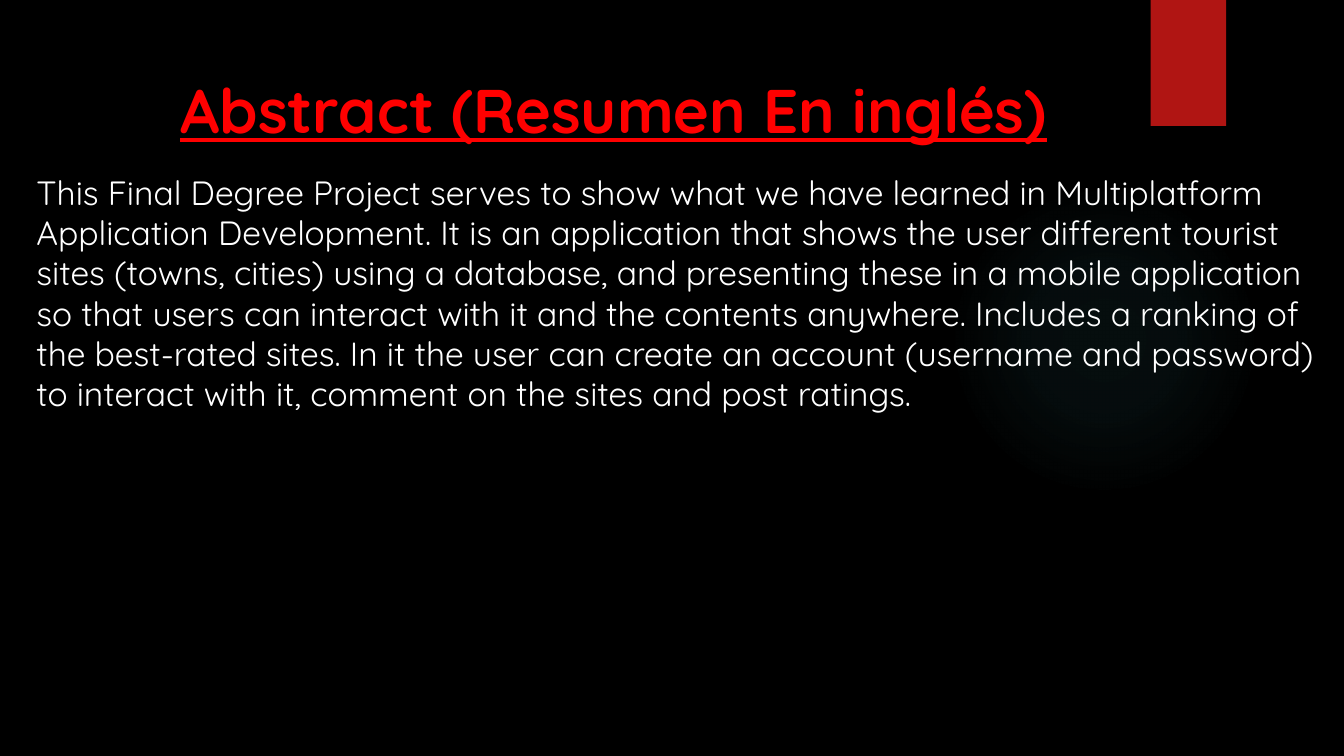
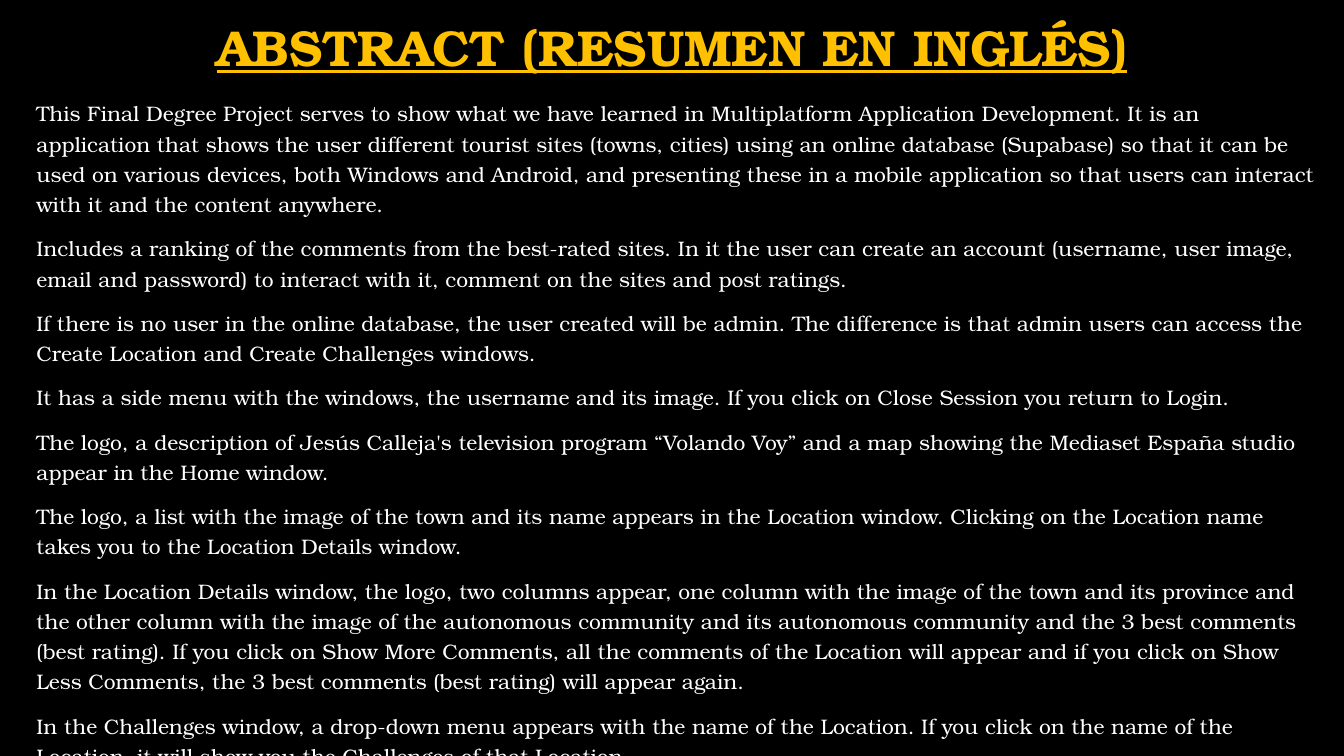
Before and after one commit to Fleon02/VolandoVoy, a slide deck: slide 5 of Presentación Trabajo Fin De Grado David Corredor Miguel, Antonio Castillo y Francisco Leon.pptx. Drawn at 1344x756 pixels with LibreOffice and Linux fonts; fonts in the diff are those of the drawing; background and template pictures are left out. Boxes give left, top, right and bottom in pixels: in the first picture for what was removed or moved away, otherwise in the second. Text is boxed around its words. In the diff, an @@ line names an element or a change of style, - is before the commit and + after.

```diff
--- a/Presentación Trabajo Fin De Grado David Corredor Miguel, Antonio Castillo y Francisco Leon.pptx
+++ b/Presentación Trabajo Fin De Grado David Corredor Miguel, Antonio Castillo y Francisco Leon.pptx
@@ title at <box>217,20,1127,74</box>: text changed; size 44 to 36 pt; font Quicksand to TeX Gyre Bonum; text colour #FF0000 to #FFC000 @@
-Abstract (Resumen En inglés)
+ABSTRACT (RESUMEN EN INGLÉS)
@@ rectangle removed at <box>1150,0,1226,126</box> @@
@@ text at <box>36,105,1314,739</box>: text changed; size 24 to 15 pt; font Quicksand to TeX Gyre Bonum @@
-This Final Degree Project serves to show what we have learned in Multiplatform Application Development. It is an application that shows the user different tourist sites (towns, cities) using a database, and presenting these in a mobile application so that users can interact with it and the contents anywhere. Includes a ranking of the best-rated sites. In it the user can create an account (username and password) to interact with it, comment on the sites and post ratings.
+This Final Degree Project serves to show what we have learned in Multiplatform Application Development. It is an application that shows the user different tourist sites (towns, cities) using an online database (Supabase) so that it can be used on various devices, both Windows and Android, and presenting these in a mobile application so that users can interact with it and the content anywhere.
+Includes a ranking of the comments from the best-rated sites. In it the user can create an account (username, user image, email and password) to interact with it, comment on the sites and post ratings.
+If there is no user in the online database, the user created will be admin. The difference is that admin users can access the Create Location and Create Challenges windows.
+It has a side menu with the windows, the username and its image. If you click on Close Session you return to Login.
+The logo, a description of Jesús Calleja's television program “Volando Voy” and a map showing the Mediaset España studio appear in the Home window.
+The logo, a list with the image of the town and its name appears in the Location window. Clicking on the Location name takes you to the Location Details window.
+In the Location Details window, the logo, two columns appear, one column with the image of the town and its province and the other column with the image of the autonomous community and its autonomous community and the 3 best comments (best rating). If you click on Show More Comments, all the comments of the Location will appear and if you click on Show Less Comments, the 3 best comments (best rating) will appear again.
+In the Challenges window, a drop-down menu appears with the name of the Location. If you click on the name of the Location, it will show you the Challenges of that Location.
@@ ellipse removed at <box>949,185,1259,495</box> @@
```
Also in this commit, not shown: 13 other slides changed, 9 slides added, 2 slides removed, 1 other file.
